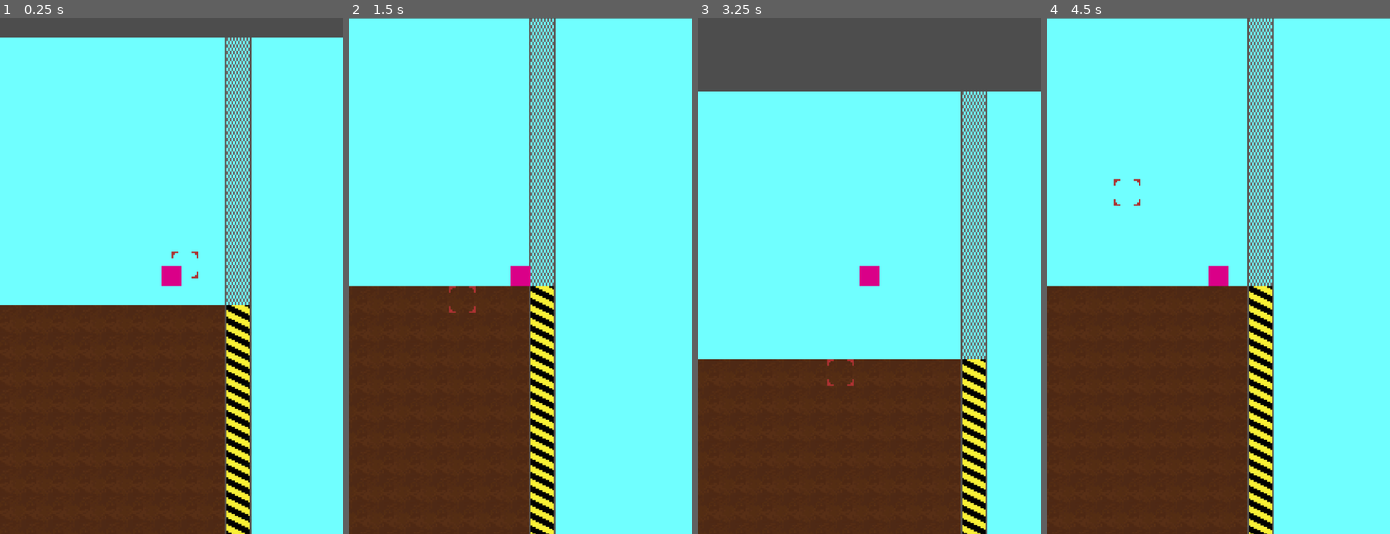
Above: before the commit, frames 1-4 (left to right).
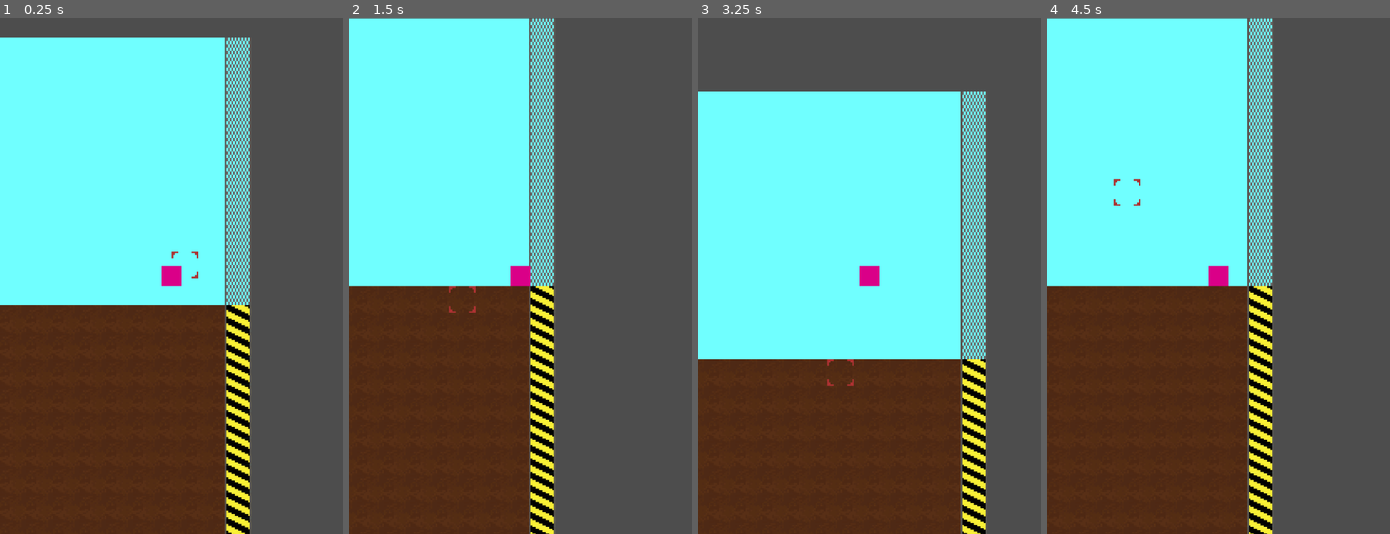
Above: after the commit, the same moments.

Repository: brikr/ludum-dare-57
Game: Godot game, scene res://scenes/main/main.tscn
The game is run twice, just before and just after one commit, with the same random seed, the same clock (stepped at 60 frames per second) and the same inputs.
Inputs (mouse positions are in pixels of both pictures, inside the frame that each line leads up to):
- Up to frame 1 (0.25 s): no input
- Up to frame 2 (1.5 s): move the mouse to (595, 250) at 0.52 s; press the mouse at (595, 250) at 0.53 s; hold D (move_right) from 0.53 s (still down); tap Space (jump) at 0.77 s; move the mouse to (451, 301) at 1.27 s; release the mouse at (451, 301) at 1.28 s; click (451, 301) at 1.35 s
- Up to frame 3 (3.25 s): tap Space (jump) at 1.52, 3.02 s; move the mouse to (903, 162) at 2.02 s; release D (move_right) at 2.03 s; press the mouse at (903, 162) at 2.03 s; hold A (move_left) 2.03-2.78 s; move the mouse to (852, 379) at 2.77 s; release the mouse at (852, 379) at 2.78 s; hold D (move_right) from 2.78 s (still down); click (852, 379) at 2.85 s
- Up to frame 4 (4.5 s): move the mouse to (1321, 353) at 3.52 s; press the mouse at (1321, 353) at 3.53 s; tap Space (jump) at 3.77 s; move the mouse to (1115, 198) at 4.27 s; release D (move_right) at 4.28 s; release the mouse at (1115, 198) at 4.28 s; hold A (move_left) from 4.28 s (still down); click (1115, 198) at 4.35 s

The runs differ from the first frame. In frame 1, 26% of the frame differs, in the area x 73-100%, y 3-100%; in frame 2, 40%, in the area x 60-100%, y 0-100%; in frame 3, 14%; in frame 4, 34%.

Commit message:
new dirt background tile in tileset and skybox matches width of world

Diff:
--- a/scenes/main/main.gd
+++ b/scenes/main/main.gd
@@ -1,4 +1,8 @@
 extends Node
+
+func _ready():
+  # make the skybox match the width of the generated world
+  $Sky.size.x = Constants.MAX_WORLD_WIDTH * Constants.TILE_WIDTH
 
 func _process(_delta):
   if Input.is_action_just_pressed("ui_cancel"):
--- a/scenes/main/main.tscn
+++ b/scenes/main/main.tscn
@@ -14,6 +14,7 @@
 1:0/0/physics_layer_0/polygon_0/points = PackedVector2Array(-8, -8, 8, -8, 8, 8, -8, 8)
 2:0/0 = 0
 2:0/0/physics_layer_0/polygon_0/points = PackedVector2Array(-8, -8, 8, -8, 8, 8, -8, 8)
+0:1/0 = 0
 
 [sub_resource type="TileSet" id="TileSet_vom5j"]
 physics_layer_0/collision_layer = 1
@@ -22,7 +23,7 @@
 [node name="Main" type="Node"]
 script = ExtResource("1_6q06x")
 
-[node name="ColorRect" type="ColorRect" parent="."]
+[node name="Sky" type="ColorRect" parent="."]
 offset_right = 720.0
 offset_bottom = 1080.0
 color = Color(0.439216, 1, 1, 1)
